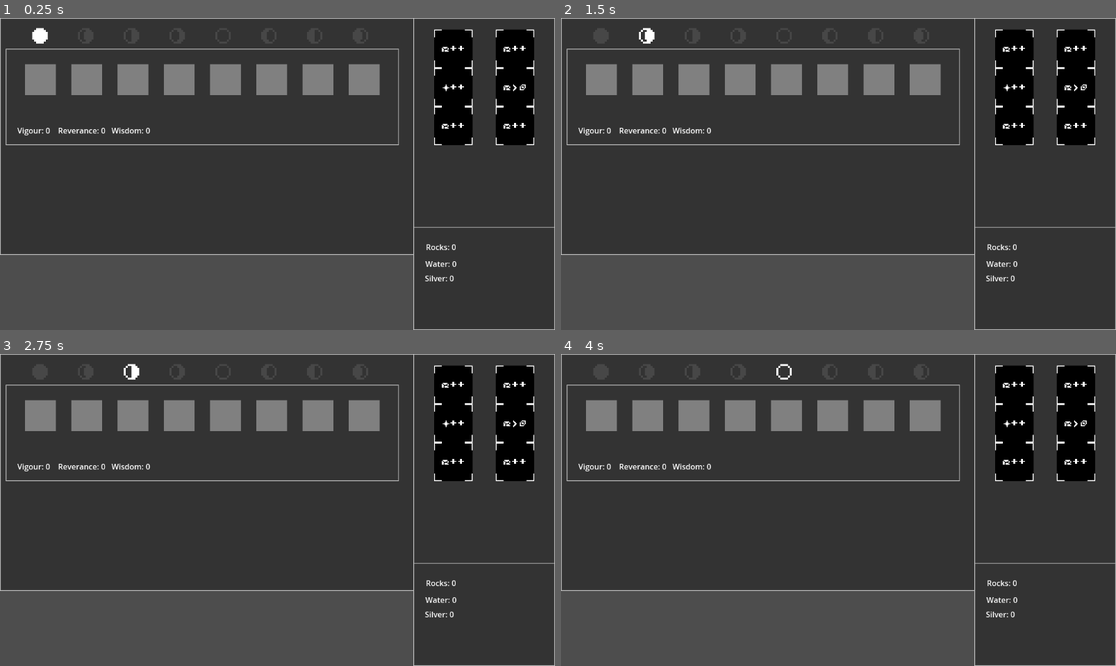
Above: before the commit, frames 1-4 (two rows, left to right).
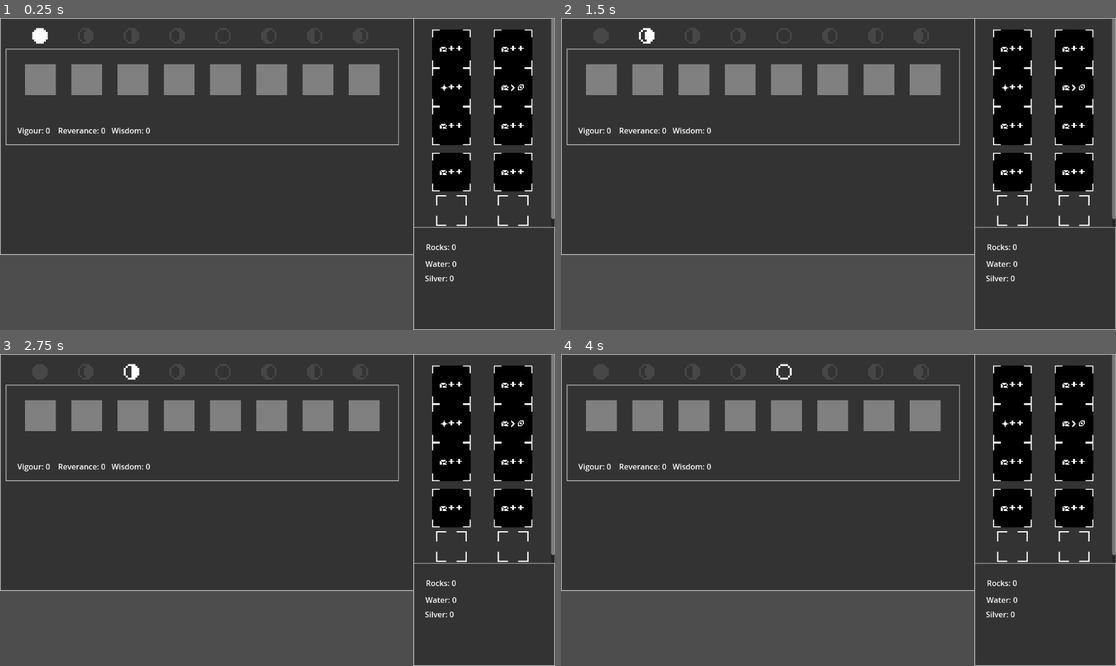
Above: after the commit, the same moments.

Repository: BoscoPubVoi/IdleSpel
Game: Godot game, scene res://main.tscn
Two runs of this game, one before a commit and one after it. Both use one fixed random seed, a clock stepped at 60 frames per second and the inputs below.
Inputs:
- Up to frame 1 (0.25 s): no input
- Up to frame 2 (1.5 s): tap Enter at 0.5 s; tap Space at 1.25 s
- Up to frame 3 (2.75 s): no input
- Up to frame 4 (4 s): tap Enter at 2.75 s; tap Space at 3.5 s

The runs differ from the first frame. In frame 1, 3.3% of the frame differs, in the area x 77-100%, y 0-68%; in frame 2, 3.3%; in frame 3, 3.3%; in frame 4, 3.3%.

Commit message:
Add boostcharactersinposition etc

Diff:
--- a/GameState/Action.gd
+++ b/GameState/Action.gd
@@ -17,6 +17,14 @@
 		newAction.operations.push_back(operation._duplicate())
 	return newAction
 
+func executeEarly(executionState:ExecutionState):
+	for operation in operations:
+		operation.executeEarly(executionState)
+
 func execute(executionState:ExecutionState):
 	for operation in operations:
 		operation.execute(executionState)
+
+func executeLate(executionState:ExecutionState):
+	for operation in operations:
+		operation.executeLate(executionState)
--- a/GameState/CycleStepRunner.gd
+++ b/GameState/CycleStepRunner.gd
@@ -11,6 +11,8 @@
 			character.onCycleStart()
 
 	var placeInCycle = Game.placeInCycle
+	var boosts = {}
+
 	for character in Game.characters:
 		if placeInCycle >= len(character.actions) || character.actions[placeInCycle] == null:
 			continue
@@ -18,6 +20,31 @@
 		var currentExecutionState = ExecutionState.new(
 			Game,
 			character,
-			placeInCycle
+			placeInCycle,
+			boosts
+		)
+		character.actions[placeInCycle].executeEarly(currentExecutionState)
+
+	for character in Game.characters:
+		if placeInCycle >= len(character.actions) || character.actions[placeInCycle] == null:
+			continue
+
+		var currentExecutionState = ExecutionState.new(
+			Game,
+			character,
+			placeInCycle,
+			boosts
 		)
 		character.actions[placeInCycle].execute(currentExecutionState)
+
+	for character in Game.characters:
+		if placeInCycle >= len(character.actions) || character.actions[placeInCycle] == null:
+			continue
+
+		var currentExecutionState = ExecutionState.new(
+			Game,
+			character,
+			placeInCycle,
+			boosts
+		)
+		character.actions[placeInCycle].executeLate(currentExecutionState)
--- a/GameState/ExecutionState.gd
+++ b/GameState/ExecutionState.gd
@@ -2,8 +2,13 @@
 var gameState:GameState
 var currentCharacter:Character
 var currentActionPosition:int
+var currentBoosts:Dictionary = {}
 
-func _init(gameState_, currentCharacter_, currentActionPosition_):
+func _init(gameState_, currentCharacter_, currentActionPosition_, boosts_):
 	gameState = gameState_
 	currentCharacter = currentCharacter_
 	currentActionPosition = currentActionPosition_
+	currentBoosts = boosts_
+
+func prepareForStep():
+	currentBoosts = {}
--- a/GameState/FullCycleResultEvaluator.gd
+++ b/GameState/FullCycleResultEvaluator.gd
@@ -8,8 +8,11 @@
 	for character in copiedGameState.characters:
 		character.onCycleStart()
 
+
 	# Go through the whole cycle
 	for placeInCycle in copiedGameState.maxSupportedActions:
+		var boosts = {}
+
 		for character in copiedGameState.characters:
 			if placeInCycle >= len(character.actions) || character.actions[placeInCycle] == null:
 				continue
@@ -17,8 +20,33 @@
 			var currentExecutionState = ExecutionState.new(
 				copiedGameState,
 				character,
-				placeInCycle
+				placeInCycle,
+				boosts
+			)
+			character.actions[placeInCycle].executeEarly(currentExecutionState)
+
+		for character in copiedGameState.characters:
+			if placeInCycle >= len(character.actions) || character.actions[placeInCycle] == null:
+				continue
+
+			var currentExecutionState = ExecutionState.new(
+				copiedGameState,
+				character,
+				placeInCycle,
+				boosts
 			)
 			character.actions[placeInCycle].execute(currentExecutionState)
 
+		for character in copiedGameState.characters:
+			if placeInCycle >= len(character.actions) || character.actions[placeInCycle] == null:
+				continue
+
+			var currentExecutionState = ExecutionState.new(
+				copiedGameState,
+				character,
+				placeInCycle,
+				boosts
+			)
+			character.actions[placeInCycle].executeLate(currentExecutionState)
+
 	return copiedGameState
--- /dev/null
+++ b/GameState/Operations/BoostCharactersInPosition.gd
@@ -0,0 +1,28 @@
+class_name BoostCharactersInPosition extends Operation
+
+@export var boostInPosition:String
+@export var boostAmount:float #1 = 100%
+@export var costs:Dictionary
+
+func constructor(boostInPosition_, boostAmount_, costs_):
+	boostInPosition = boostInPosition_
+	boostAmount = boostAmount_
+	costs = costs_
+
+func execute(executionState:ExecutionState):
+	var maxAfford = min(1, ResourceHelpers.calculate_max_afford_with_cost(
+		costs, executionState.gameState.resources))
+
+	if maxAfford >= 0.99999999:
+		# Spend the costs
+		ResourceHelpers.pay_costs(costs, executionState.gameState.resources, 1)
+
+		#Then go ahead and give the boost
+		if ! executionState.currentBoosts.has(boostInPosition):
+			executionState.currentBoosts[boostInPosition] = 0;
+		executionState.currentBoosts[boostInPosition] += boostAmount
+
+func _duplicate():
+	var newOperation = BoostCharactersInPosition.new()
+	newOperation.constructor(boostInPosition, boostAmount, costs)
+	return newOperation
--- a/GameState/Operations/Operation.gd
+++ b/GameState/Operations/Operation.gd
@@ -5,5 +5,13 @@
 func execute(executionState:ExecutionState):
 	push_error("Error! This operation hasn't been implemented.")
 
+# Optional: execute something before execution of any other ops
+func executeEarly(executionState:ExecutionState):
+	pass
+
+# Optional: execute something after execution of any other ops
+func executeLate(executionState:ExecutionState):
+	pass
+
 func _duplicate():
 	push_error("Error! Duplicate() for this operation hasn't been implemented")
--- a/GameState/Operations/ProduceBaseResource.gd
+++ b/GameState/Operations/ProduceBaseResource.gd
@@ -12,6 +12,10 @@
 
 func execute(executionState:ExecutionState):
 	var thisProduction = baseProduction
+
+	# Take boosts into account
+	thisProduction *= ResourceHelpers.calculate_boost(executionState,resourceTypeToProduce)
+
 	# Take caps into account
 	thisProduction = min(thisProduction,
 		executionState.gameState.resourceCaps[resourceTypeToProduce] -
--- a/GameState/Operations/ProduceSecondaryResource.gd
+++ b/GameState/Operations/ProduceSecondaryResource.gd
@@ -13,6 +13,9 @@
 	var maximumPossibleProductionMultiplier = ResourceHelpers.calculate_max_afford_with_cost(
 		costs, executionState.gameState.resources)
 	var actualProductionMultiplier = min(1, maximumPossibleProductionMultiplier)
+
+	# Take boosts into account
+	actualProductionMultiplier *= ResourceHelpers.calculate_boost(executionState, resourceTypeToProduce)
 
 	# Take caps into account
 	actualProductionMultiplier = min(actualProductionMultiplier,
--- a/GameState/ResourceHelpers.gd
+++ b/GameState/ResourceHelpers.gd
@@ -19,3 +19,9 @@
 static func pay_costs(costs, resources, actualProductionMultiplier):
 	for cost in costs:
 		resources[cost] -= costs[cost] * actualProductionMultiplier
+
+static func calculate_boost(executionState, resource):
+	var boostAmount = executionState.currentBoosts.get(resource)
+	if boostAmount != null:
+		return 1 + boostAmount
+	return 1
--- /dev/null
+++ b/actor_panel.tscn
@@ -0,0 +1,68 @@
+[gd_scene load_steps=2 format=3 uid="uid://bmcv62jx8oil1"]
+
+[ext_resource type="PackedScene" uid="uid://ddwdk74737glc" path="res://UIElements/action_indent.tscn" id="1_i1gly"]
+
+[node name="ActorPanel" type="Panel"]
+custom_minimum_size = Vector2(0, 200)
+
+[node name="Margin" type="MarginContainer" parent="."]
+layout_mode = 1
+anchors_preset = 15
+anchor_right = 1.0
+anchor_bottom = 1.0
+grow_horizontal = 2
+grow_vertical = 2
+theme_override_constants/margin_left = 32
+theme_override_constants/margin_top = 32
+theme_override_constants/margin_right = 32
+theme_override_constants/margin_bottom = 32
+
+[node name="HBox" type="HBoxContainer" parent="Margin"]
+custom_minimum_size = Vector2(0, 100)
+layout_mode = 2
+theme_override_constants/separation = 32
+alignment = 1
+
+[node name="ActionIndent1" parent="Margin/HBox" instance=ExtResource("1_i1gly")]
+layout_mode = 2
+size_flags_vertical = 0
+
+[node name="ActionIndent2" parent="Margin/HBox" instance=ExtResource("1_i1gly")]
+layout_mode = 2
+size_flags_vertical = 0
+
+[node name="ActionIndent3" parent="Margin/HBox" instance=ExtResource("1_i1gly")]
+layout_mode = 2
+size_flags_vertical = 0
+
+[node name="ActionIndent4" parent="Margin/HBox" instance=ExtResource("1_i1gly")]
+layout_mode = 2
+size_flags_vertical = 0
+
+[node name="ActionIndent5" parent="Margin/HBox" instance=ExtResource("1_i1gly")]
+layout_mode = 2
+size_flags_vertical = 0
+
+[node name="ActionIndent6" parent="Margin/HBox" instance=ExtResource("1_i1gly")]
+layout_mode = 2
+size_flags_vertical = 0
+
+[node name="ActionIndent7" parent="Margin/HBox" instance=ExtResource("1_i1gly")]
+layout_mode = 2
+size_flags_vertical = 0
+
+[node name="ActionIndent8" parent="Margin/HBox" instance=ExtResource("1_i1gly")]
+layout_mode = 2
+size_flags_vertical = 0
+
+[node name="WorshiperStats" type="Label" parent="."]
+layout_mode = 1
+anchors_preset = 2
+anchor_top = 1.0
+anchor_bottom = 1.0
+offset_left = 24.0
+offset_top = -42.0
+offset_right = 300.0
+offset_bottom = -16.0
+grow_vertical = 0
+text = "Vigour: 0    Reverance: 0   Wisdom: 0"
--- a/main.tscn
+++ b/main.tscn
@@ -1,7 +1,7 @@
-[gd_scene load_steps=21 format=3 uid="uid://d2rkcfl4ip62c"]
-
-[ext_resource type="PackedScene" uid="uid://ddwdk74737glc" path="res://UIElements/action_indent.tscn" id="1_40viw"]
+[gd_scene load_steps=28 format=3 uid="uid://d2rkcfl4ip62c"]
+
 [ext_resource type="Script" path="res://main.gd" id="1_crvfl"]
+[ext_resource type="PackedScene" uid="uid://bmcv62jx8oil1" path="res://actor_panel.tscn" id="2_jsf26"]
 [ext_resource type="Texture2D" uid="uid://chskrj3c0vag1" path="res://assets/Full_Moon_Icon.png" id="3_gcbcu"]
 [ext_resource type="PackedScene" uid="uid://bnedr2ay2wxg1" path="res://UIElements/action_icon.tscn" id="3_se0lr"]
 [ext_resource type="Script" path="res://GameState/Operations/ProduceBaseResource.gd" id="4_84l6x"]
@@ -9,12 +9,13 @@
 [ext_resource type="Texture2D" uid="uid://caordvs4uxeou" path="res://assets/HalfMoon_Icon.png" id="5_1oedm"]
 [ext_resource type="Script" path="res://GameState/Operations/ProduceSecondaryResource.gd" id="5_22pki"]
 [ext_resource type="Script" path="res://GameState/Operations/BoostCharacterStat.gd" id="6_i72h5"]
-[ext_resource type="Script" path="res://GameState/Operations/CheckStat.gd" id="7_vy3f6"]
 [ext_resource type="Texture2D" uid="uid://cjjkludkbcxgk" path="res://assets/Crescent_Right_Icon.png" id="6_qfmv4"]
 [ext_resource type="Texture2D" uid="uid://dws7mju66i8ox" path="res://assets/NewMoon_Icon.png" id="7_epah6"]
+[ext_resource type="Script" path="res://GameState/Operations/CheckStat.gd" id="7_vy3f6"]
 [ext_resource type="Texture2D" uid="uid://6ihf2ido6jg" path="res://assets/Crescent_Left_Icon.png" id="8_cem8g"]
 [ext_resource type="Texture2D" uid="uid://bqc5evt6w0oxm" path="res://assets/HalfMoon_Rev_Icon.png" id="9_ql6pi"]
 [ext_resource type="Texture2D" uid="uid://cg5cjryb2vdn" path="res://assets/Moon3_Icon.png" id="10_xq01v"]
+[ext_resource type="Script" path="res://GameState/Operations/BoostCharactersInPosition.gd" id="16_nvuys"]
 
 [sub_resource type="StyleBoxFlat" id="StyleBoxFlat_5tix1"]
 bg_color = Color(0.2, 0.2, 0.2, 1)
@@ -74,6 +75,12 @@
 statMinimum = 15.0
 operation = SubResource("Resource_vabre")
 
+[sub_resource type="Resource" id="Resource_yxinf"]
+script = ExtResource("16_nvuys")
+boostInPosition = "rocks"
+boostAmount = 1.0
+costs = {}
+
 [node name="Main" type="Control"]
 layout_mode = 3
 anchors_preset = 15
@@ -106,71 +113,8 @@
 [node name="VBoxContainer" type="VBoxContainer" parent="AllActorsPanel/MarginContainer"]
 layout_mode = 2
 
-[node name="ActorPanel" type="Panel" parent="AllActorsPanel/MarginContainer/VBoxContainer"]
-custom_minimum_size = Vector2(0, 200)
-layout_mode = 2
-
-[node name="Margin" type="MarginContainer" parent="AllActorsPanel/MarginContainer/VBoxContainer/ActorPanel"]
-layout_mode = 1
-anchors_preset = 15
-anchor_right = 1.0
-anchor_bottom = 1.0
-grow_horizontal = 2
-grow_vertical = 2
-theme_override_constants/margin_left = 32
-theme_override_constants/margin_top = 32
-theme_override_constants/margin_right = 32
-theme_override_constants/margin_bottom = 32
-
-[node name="HBox" type="HBoxContainer" parent="AllActorsPanel/MarginContainer/VBoxContainer/ActorPanel/Margin"]
-custom_minimum_size = Vector2(0, 100)
-layout_mode = 2
-theme_override_constants/separation = 32
-alignment = 1
-
-[node name="ActionIndent1" parent="AllActorsPanel/MarginContainer/VBoxContainer/ActorPanel/Margin/HBox" instance=ExtResource("1_40viw")]
-layout_mode = 2
-size_flags_vertical = 0
-
-[node name="ActionIndent2" parent="AllActorsPanel/MarginContainer/VBoxContainer/ActorPanel/Margin/HBox" instance=ExtResource("1_40viw")]
-layout_mode = 2
-size_flags_vertical = 0
-
-[node name="ActionIndent3" parent="AllActorsPanel/MarginContainer/VBoxContainer/ActorPanel/Margin/HBox" instance=ExtResource("1_40viw")]
-layout_mode = 2
-size_flags_vertical = 0
-
-[node name="ActionIndent4" parent="AllActorsPanel/MarginContainer/VBoxContainer/ActorPanel/Margin/HBox" instance=ExtResource("1_40viw")]
-layout_mode = 2
-size_flags_vertical = 0
-
-[node name="ActionIndent5" parent="AllActorsPanel/MarginContainer/VBoxContainer/ActorPanel/Margin/HBox" instance=ExtResource("1_40viw")]
-layout_mode = 2
-size_flags_vertical = 0
-
-[node name="ActionIndent6" parent="AllActorsPanel/MarginContainer/VBoxContainer/ActorPanel/Margin/HBox" instance=ExtResource("1_40viw")]
-layout_mode = 2
-size_flags_vertical = 0
-
-[node name="ActionIndent7" parent="AllActorsPanel/MarginContainer/VBoxContainer/ActorPanel/Margin/HBox" instance=ExtResource("1_40viw")]
-layout_mode = 2
-size_flags_vertical = 0
-
-[node name="ActionIndent8" parent="AllActorsPanel/MarginContainer/VBoxContainer/ActorPanel/Margin/HBox" instance=ExtResource("1_40viw")]
-layout_mode = 2
-size_flags_vertical = 0
-
-[node name="WorshiperStats" type="Label" parent="AllActorsPanel/MarginContainer/VBoxContainer/ActorPanel"]
-layout_mode = 1
-anchors_preset = 2
-anchor_top = 1.0
-anchor_bottom = 1.0
-offset_left = 24.0
-offset_top = -42.0
-offset_right = 300.0
-offset_bottom = -16.0
-grow_vertical = 0
-text = "Vigour: 0    Reverance: 0   Wisdom: 0"
+[node name="ActorPanel" parent="AllActorsPanel/MarginContainer/VBoxContainer" instance=ExtResource("2_jsf26")]
+layout_mode = 2
 
 [node name="MoonCycleContainer" type="HBoxContainer" parent="AllActorsPanel"]
 layout_mode = 0
@@ -310,7 +254,6 @@
 alignment = 1
 
 [node name="TertiaryActions" type="VBoxContainer" parent="ActionsPanel/ScrollContainer/Margin/WholeActionContainer"]
-visible = false
 layout_mode = 2
 theme_override_constants/separation = 16
 
@@ -321,6 +264,7 @@
 
 [node name="Action" parent="ActionsPanel/ScrollContainer/Margin/WholeActionContainer/TertiaryActions/BA1" instance=ExtResource("3_se0lr")]
 layout_mode = 2
+operations = Array[Resource("res://GameState/Operations/Operation.gd")]([SubResource("Resource_yxinf")])
 icon_path = "res://assets/Add_rocks.png"
 
 [node name="Action2" parent="ActionsPanel/ScrollContainer/Margin/WholeActionContainer/TertiaryActions/BA1" instance=ExtResource("3_se0lr")]
